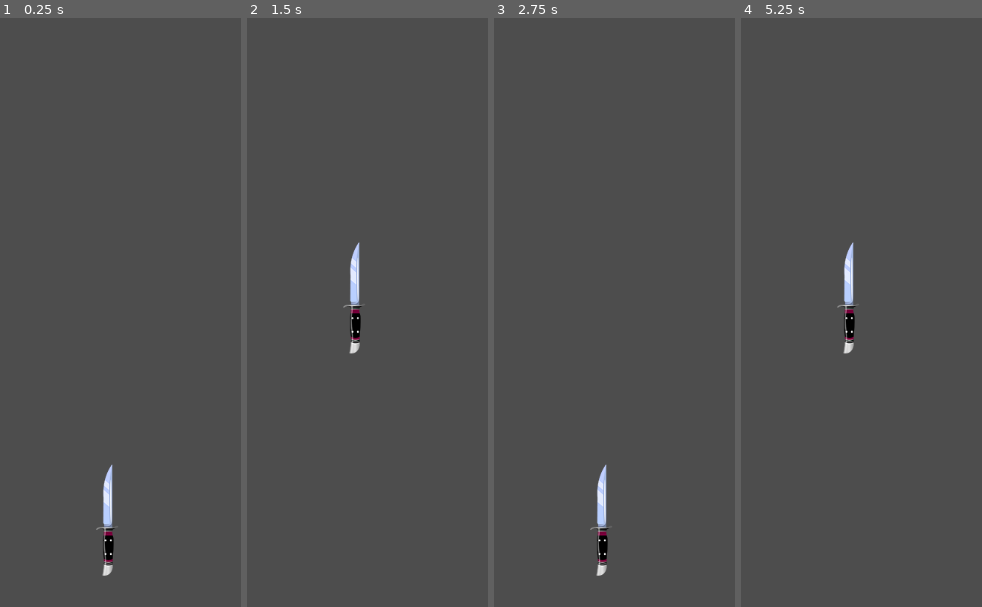
Above: before the commit, frames 1-4 (left to right).
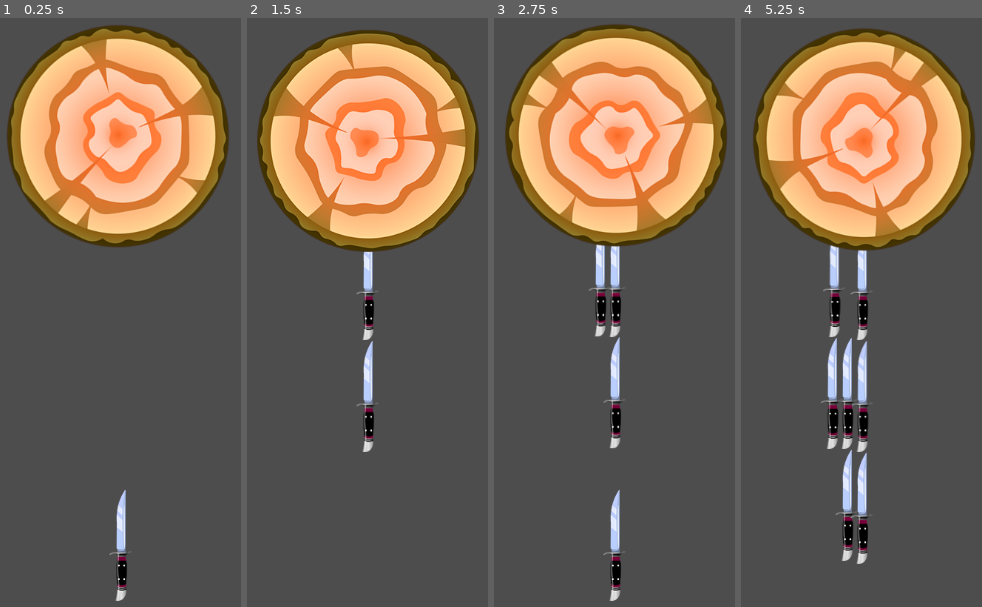
Above: after the commit, the same moments.

Repository: Merkucios/KnifeHit_GD
Game: Godot game, scene res://scenes/game/game.tscn
Two runs of this game, one before a commit and one after it. Both use one fixed random seed, a clock stepped at 60 frames per second and the inputs below.
Inputs (mouse positions are in pixels of both pictures, inside the frame that each line leads up to):
- Up to frame 1 (0.25 s): no input
- Up to frame 2 (1.5 s): move the mouse to (485, 206) at 0.52 s; click (485, 206) at 0.67 s; move the mouse to (261, 288) at 1.27 s; click (261, 288) at 1.42 s
- Up to frame 3 (2.75 s): move the mouse to (667, 71) at 2.02 s; click (667, 71) at 2.17 s
- Up to frame 4 (5.25 s): move the mouse to (834, 406) at 2.77 s; click (834, 406) at 2.92 s; move the mouse to (outside the picture) at 3.52 s; click (outside the picture) at 3.67 s; move the mouse to (outside the picture) at 4.27 s; click (outside the picture) at 4.42 s; move the mouse to (888, 247) at 5.02 s; click (888, 247) at 5.17 s

The runs differ from the first frame. In frame 1, 29% of the frame differs, in the area x 2-96%, y 1-99%; in frame 2, 29%; in frame 3, 30%; in frame 4, 32%, in the area x 4-98%, y 1-93%.

Commit message:
Lesson 2.1 Простая мишень

Diff:
--- /dev/null
+++ b/elements/targets/target/target.gd
@@ -0,0 +1,6 @@
+extends CharacterBody2D
+
+var speed = PI
+
+func _physics_process(delta : float):
+	rotation += speed * delta
--- /dev/null
+++ b/elements/targets/target/target.tscn
@@ -0,0 +1,20 @@
+[gd_scene load_steps=4 format=3 uid="uid://bi54m1nuitbkx"]
+
+[ext_resource type="Script" path="res://elements/targets/target/target.gd" id="1_8jela"]
+[ext_resource type="Texture2D" uid="uid://cy61tdinvfpay" path="res://assets/target1.png" id="1_cpdu7"]
+
+[sub_resource type="CircleShape2D" id="CircleShape2D_3ocao"]
+radius = 120.0
+
+[node name="Target" type="CharacterBody2D"]
+collision_layer = 4
+collision_mask = 2
+script = ExtResource("1_8jela")
+
+[node name="Sprite2D" type="Sprite2D" parent="."]
+position = Vector2(-4, 1)
+texture = ExtResource("1_cpdu7")
+
+[node name="CollisionShape2D" type="CollisionShape2D" parent="."]
+position = Vector2(-3, -2)
+shape = SubResource("CircleShape2D_3ocao")
--- a/project.godot
+++ b/project.godot
@@ -10,7 +10,7 @@
 
 [application]
 
-config/name="godot4-mobile-game-course"
+config/name="KnifeHit_GD"
 run/main_scene="res://scenes/game/game.tscn"
 config/features=PackedStringArray("4.2", "Mobile")
 config/icon="res://assets/target5.png"
--- a/scenes/game/game.tscn
+++ b/scenes/game/game.tscn
@@ -1,8 +1,14 @@
-[gd_scene load_steps=2 format=3 uid="uid://dbqf5d675kbsi"]
+[gd_scene load_steps=3 format=3 uid="uid://dbqf5d675kbsi"]
 
 [ext_resource type="PackedScene" uid="uid://b8c7hggqf55t4" path="res://elements/knife_shooter/knife_shooter.tscn" id="1_usqj8"]
+[ext_resource type="PackedScene" uid="uid://bi54m1nuitbkx" path="res://elements/targets/target/target.tscn" id="2_2rfst"]
 
 [node name="Game" type="Node2D"]
 
 [node name="KnifeShooter" parent="." instance=ExtResource("1_usqj8")]
-position = Vector2(342, 906)
+position = Vector2(0, 400)
+
+[node name="Target" parent="." instance=ExtResource("2_2rfst")]
+position = Vector2(0, -150)
+
+[node name="Camera2D" type="Camera2D" parent="."]
Not shown, changed: .gitignore
